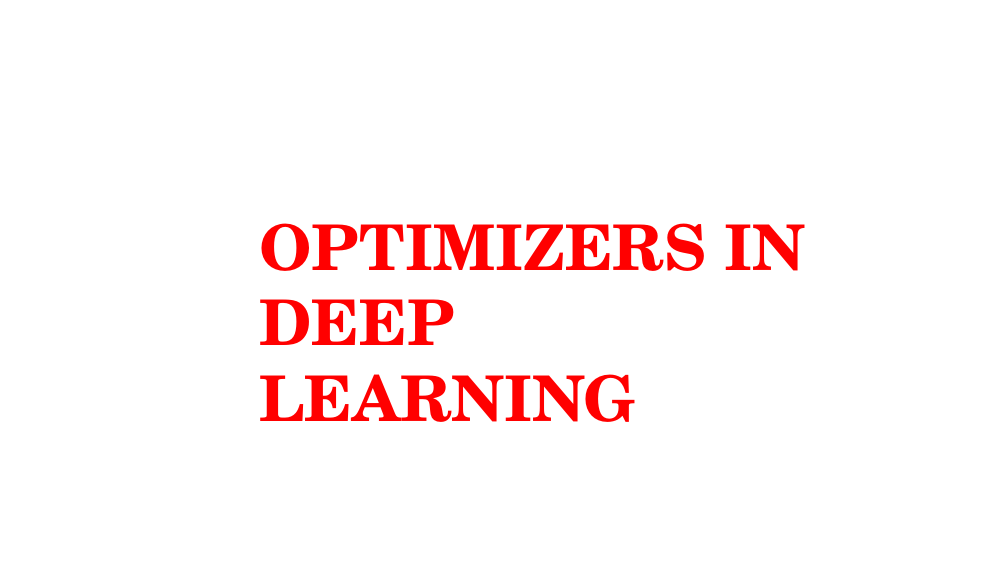
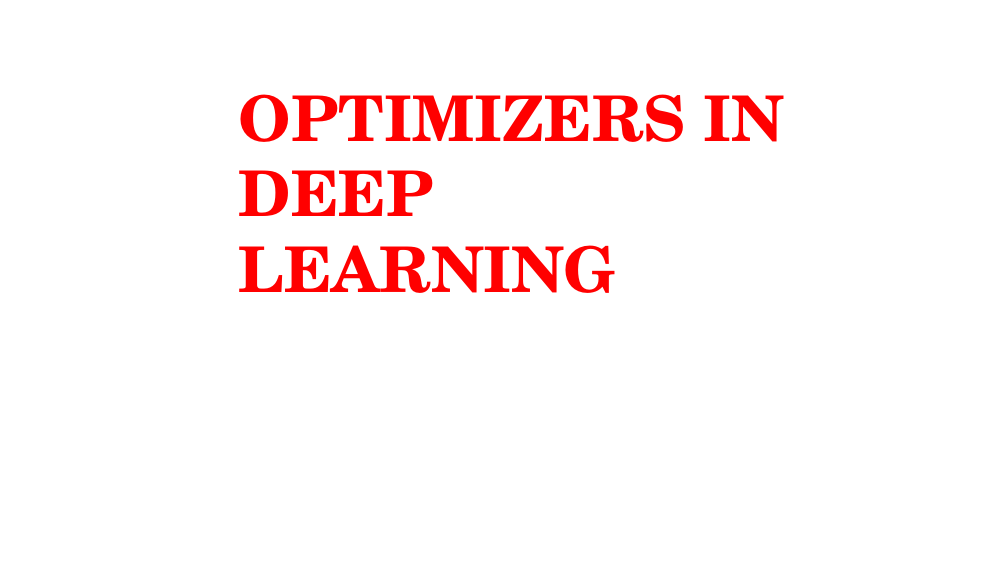
Before and after one commit to shahil04/ds_materials, a slide deck: slide 48 of 9.Deep_learning/class_3_module_9_deep learning_Loss_Functions Gradient Descent.pptx (slide 17 before the commit). Drawn at 1008x567 pixels with LibreOffice and Linux fonts; fonts in the diff are those of the drawing. Boxes give left, top, right and bottom in pixels: in the first picture for what was removed or moved away, otherwise in the second. Text is boxed around its words. In the diff, an @@ line names an element or a change of style, - is before the commit and + after.

Commit message:
deep learning

```diff
--- a/9.Deep_learning/class_3_module_9_deep learning_Loss_Functions Gradient Descent.pptx
+++ b/9.Deep_learning/class_3_module_9_deep learning_Loss_Functions Gradient Descent.pptx
@@ text "OPTIMIZERS IN DEEP LEARNING": place and size @@
-text "OPTIMIZERS IN DEEP LEARNING" at bbox=[259, 223, 804, 422]
+text "OPTIMIZERS IN DEEP LEARNING" at bbox=[239, 94, 784, 293]
```
Also in this commit, not shown: 12 other slides changed, 35 slides added, 1 slide removed, 22 other files.
